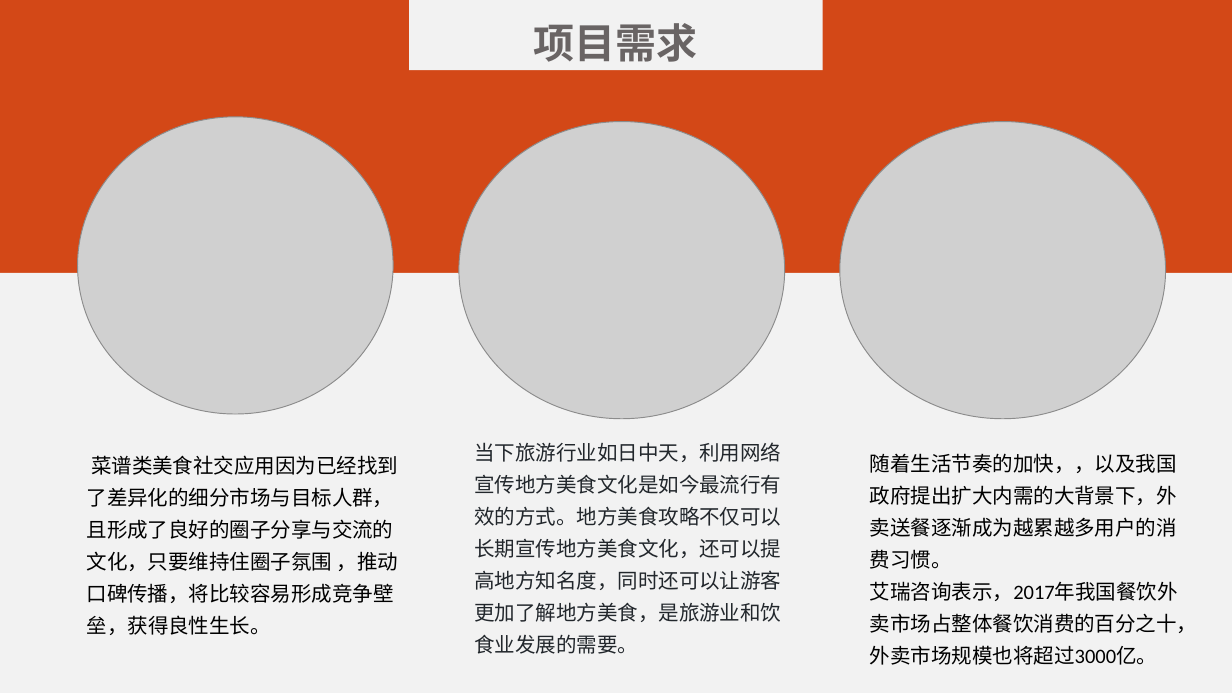
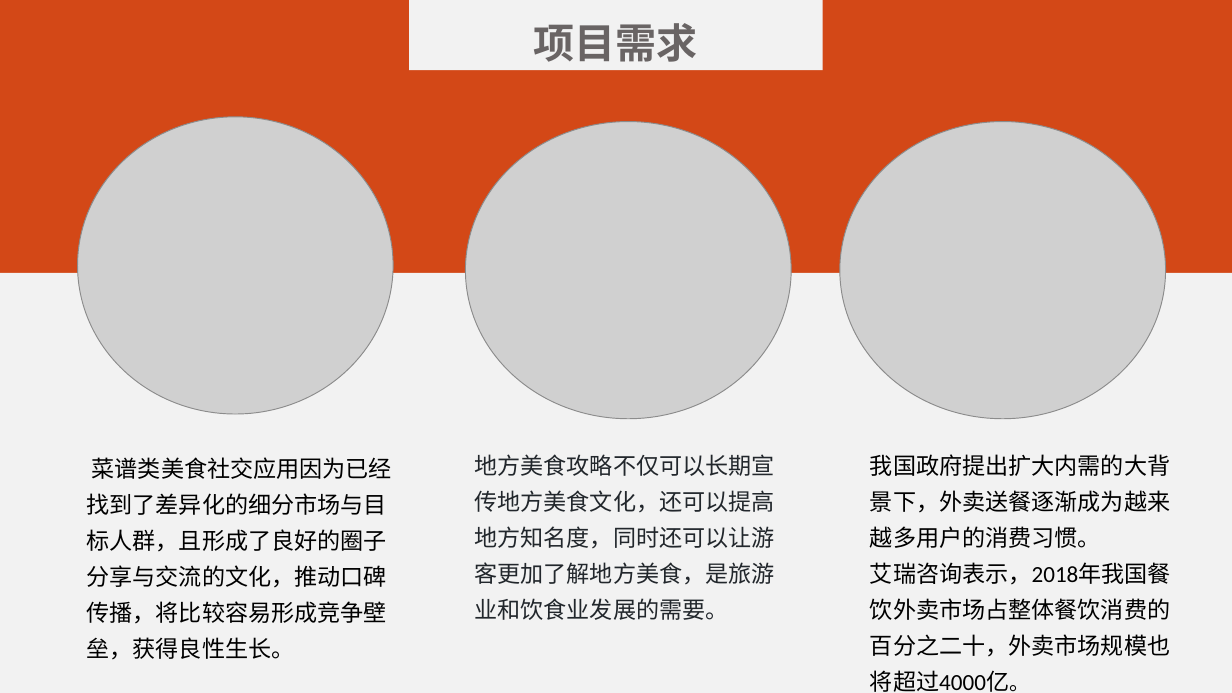
Before and after one commit to TastyTeam/Tasty, a slide deck: slide 3 of 趣吃.pptx (slide 4 before the commit). Drawn at 1232x693 pixels with LibreOffice and Linux fonts; fonts in the diff are those of the drawing; grey boxes stand for pictures. Boxes give left, top, right and bottom in pixels: in the first picture for what was removed or moved away, otherwise in the second. Text is boxed around its words. In the diff, an @@ line names an element or a change of style, - is before the commit and + after.

```diff
--- a/趣吃.pptx
+++ b/趣吃.pptx
@@ picture: place and size @@
-picture at [459, 122, 786, 420]
+picture at [466, 122, 792, 420]
@@ text at [87, 457, 392, 660]: text changed; size 16 to 18 pt @@
-菜谱类美食社交应用因为已经找到了差异化的细分市场与目标人群，且形成了良好的圈子分享与交流的文化，只要维持住圈子氛围 ，推动口碑传播，将比较容易形成竞争壁垒，获得良性生长。
+菜谱类美食社交应用因为已经找到了差异化的细分市场与目标人群，且形成了良好的圈子分享与交流的文化，推动口碑传播，将比较容易形成竞争壁垒，获得良性生长。
@@ text at [474, 454, 774, 620]: text changed; size 16 to 18 pt @@
-当下旅游行业如日中天，利用网络宣传地方美食文化是如今最流行有效的方式。地方美食攻略不仅可以长期宣传地方美食文化，还可以提高地方知名度，同时还可以让游客更加了解地方美食，是旅游业和饮食业发展的需要。
+地方美食攻略不仅可以长期宣传地方美食文化，还可以提高地方知名度，同时还可以让游客更加了解地方美食，是旅游业和饮食业发展的需要。
@@ text at [870, 454, 1171, 692]: text changed; size 16 to 18 pt @@
-随着生活节奏的加快，，以及我国政府提出扩大内需的大背景下，外卖送餐逐渐成为越累越多用户的消费习惯。
-艾瑞咨询表示，2017年我国餐饮外卖市场占整体餐饮消费的百分之十，外卖市场规模也将超过3000亿。
+我国政府提出扩大内需的大背景下，外卖送餐逐渐成为越来越多用户的消费习惯。
+艾瑞咨询表示，2018年我国餐饮外卖市场占整体餐饮消费的百分之二十，外卖市场规模也将超过4000亿。
```
Also in this commit, not shown: 4 other slides changed, 1 slide removed, 1 other file.
